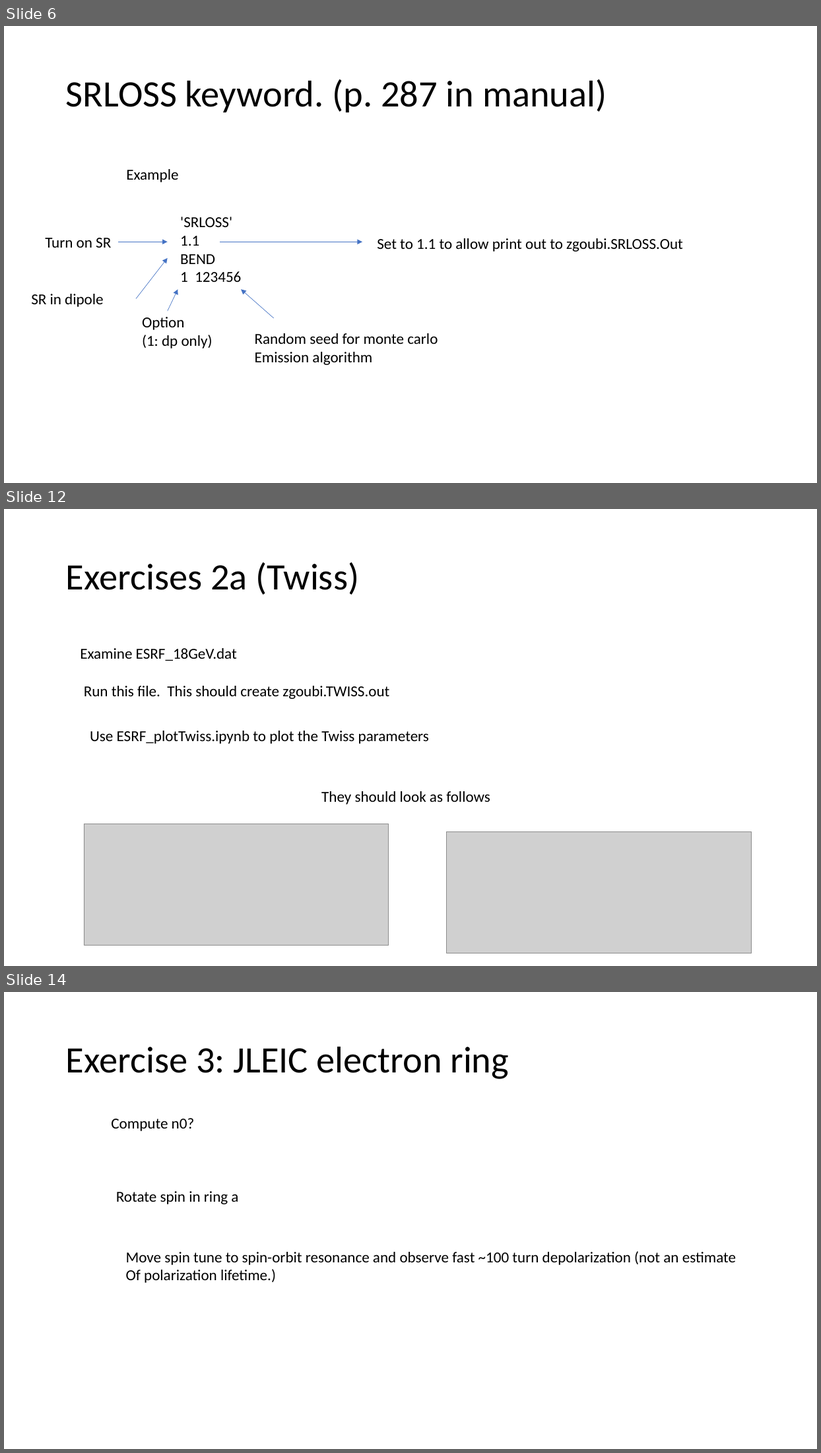
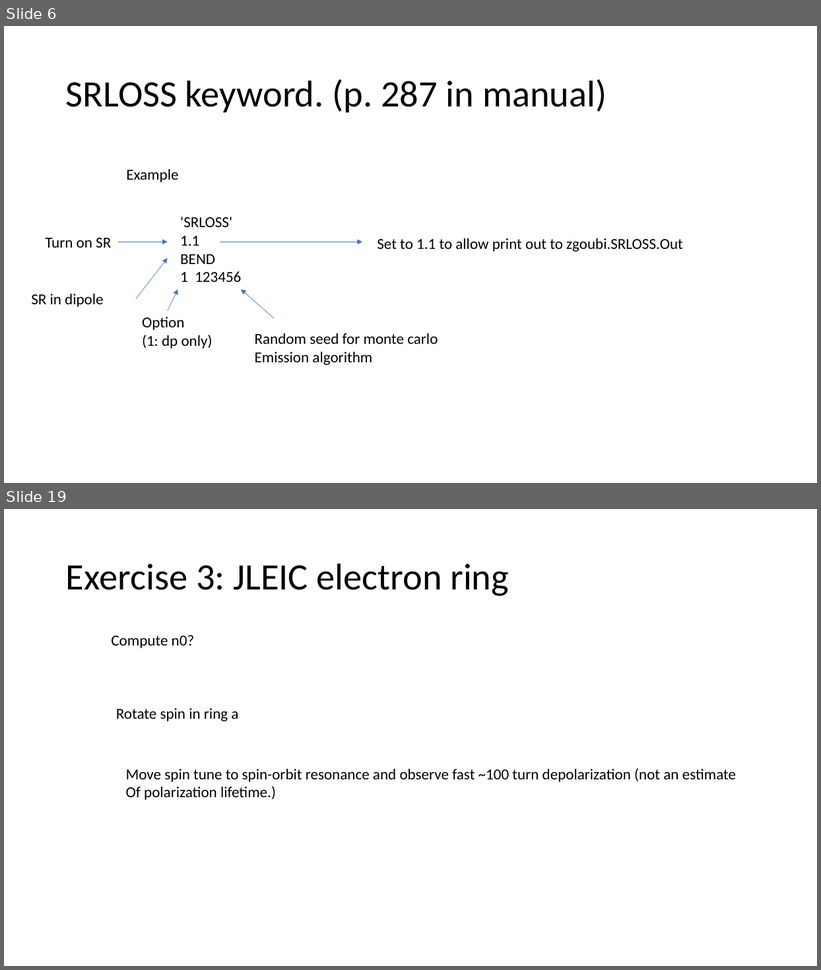
Before and after one commit to radiasoft/Zgoubi-Workshop, a slide deck: Tutorials/Tuesday/TutTu1/Tuesday Tutorial Slides.pptx. Shown one above the other, each under a label of ours: slides 6, 12 and 14 before the commit, slides 6 and 19 after it; the slides between them are not shown. The pictures are 821x1453 and 821x970 pixels, drawn with LibreOffice and Linux fonts; fonts in the diff are those of the drawing; grey boxes stand for pictures. Boxes give left, top, right and bottom in pixels: in the first picture for what was removed or moved away, otherwise in the second. Text is boxed around its words. In the diff, an @@ line names an element or a change of style, - is before the commit and + after.

```diff
--- a/Tutorials/Tuesday/TutTu1/Tuesday Tutorial Slides.pptx
+++ b/Tutorials/Tuesday/TutTu1/Tuesday Tutorial Slides.pptx
@@ slide 12 removed at [4, 509, 817, 966], background #FFFFFF @@
@@ title removed at [66, 562, 359, 595] @@
-Exercises 2a (Twiss)
@@ text removed at [80, 648, 237, 661] @@
-Examine ESRF_18GeV.dat
@@ text removed at [84, 686, 389, 699] @@
-Run this file. This should create zgoubi.TWISS.out
@@ text removed at [90, 731, 429, 744] @@
-Use ESRF_plotTwiss.ipynb to plot the Twiss parameters
@@ text removed at [321, 791, 490, 805] @@
-They should look as follows
@@ picture removed at [84, 824, 389, 946] @@
@@ picture removed at [447, 832, 752, 954] @@
@@ what was slide 14 is now slide 19 @@
```
Also in this commit, not shown: 4 slides changed, 10 slides added, 4 other slides removed.
